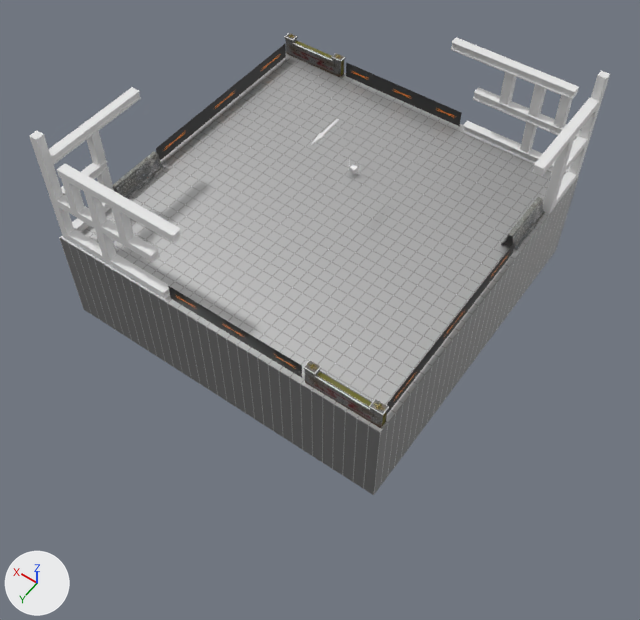
An edit to the Blender file Project/Assets/Blender/gameField.blend, drawn before and after from the same camera.
Rendered twice from a camera (50 mm lens) standing at (-125.0, 180.0, 219.0) and looking at (-4.0, 10.0, -49.0). The lights are fixed; the arrows at lower left show +X, +Y and +Z.

The older version as bpy lines, for what is in view:
```python
ob_fence_1 = bpy.data.objects.new('fence_1', me_fence_004)
ob_fence_1.location = (49.3, -59.5, 0.4)
ob_fence_1.rotation_euler = (0.0, 0.0, 1.568)  # degrees (0, 0, 90)
ob_fence_2 = bpy.data.objects.new('fence_2', me_fence_003)
ob_fence_2.location = (-50.3, 64.0, 0.4)
ob_fence_2.rotation_euler = (0.0, 0.0, 1.568)  # degrees (0, 0, 90)
ob_field_0 = bpy.data.objects.new('field_0', me_平面)
ob_field_0.location = (-1.4, 2.4, -0.7)
ob_field_0.rotation_euler = (0.0, 0.0, 1.568)  # degrees (0, 0, 90)
ob_field_0.scale = (64.0, 64.0, 1.0)
ob_loftnurbs_0 = bpy.data.objects.new('loftNurbs_0', me_メッシュ_017)
ob_loftnurbs_0.location = (-64.2, -37.4, 0.3)
ob_loftnurbs_0.rotation_euler = (0.0, 0.0, 1.568)  # degrees (0, 0, 90)
ob_loftnurbs_1 = bpy.data.objects.new('loftNurbs_1', me_メッシュ_016)
ob_loftnurbs_1.location = (56.4, 20.9, 0.3)
ob_loftnurbs_1.rotation_euler = (0.0, 0.0, 1.568)  # degrees (0, 0, 90)
ob_rustymetal_0 = bpy.data.objects.new('rustyMetal_0', me_立方体_006)
ob_rustymetal_0.location = (-65.4, -61.2, 0.3)
ob_rustymetal_0.rotation_euler = (0.0, 0.0, 4.71)  # degrees (0, 0, 270)
ob_rustymetal_1 = bpy.data.objects.new('rustyMetal_1', me_立方体_005)
ob_rustymetal_1.location = (61.7, 65.4, 0.3)
ob_rustymetal_1.rotation_euler = (0.0, 0.0, 1.568)  # degrees (0, 0, 90)
ob_wall_0 = bpy.data.objects.new('wall_0', me_平面_011)
ob_wall_0.location = (-11.0, 64.7, 4.2)
ob_wall_0.rotation_euler = (0.0, 0.0, 1.568)  # degrees (0, 0, 90)
ob_wall_0.scale = (1.0, 25.6, 3.2)
ob_wall_1 = bpy.data.objects.new('wall_1', me_平面_012)
ob_wall_1.location = (7.6, -59.5, 4.2)
ob_wall_1.rotation_euler = (0.0, 0.0, 4.71)  # degrees (0, 0, 270)
ob_wall_1.scale = (1.0, 25.6, 3.2)
# also in view: 'wall_2' at (60.0, -18.0, 4.0); 'wall_3' at (-64.0, 23.0, 4.0)
```
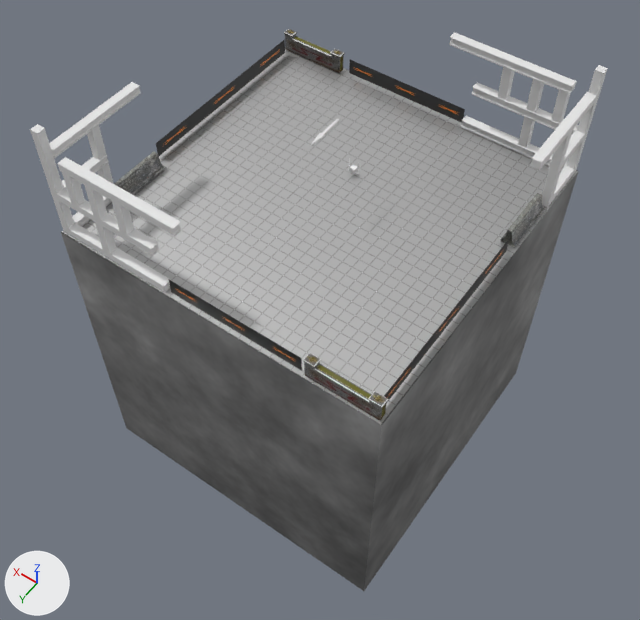
The change, as a list of edits to the scene's bpy script:
```text
Add img_noise_png_001:
    img_noise_png_001 = load_image('noise.png.001', '../Textures/CG/noise.png', 512, 512, 'sRGB')
Add mat_マテリアル_004:
    mat_マテリアル_004 = principled_material('マテリアル.004')
    mat_マテリアル_004.texture = img_noise_png_001
Add me_立方体_002:
    me_立方体_002.from_pydata(...)  # 8 vertices, 10 faces; spans x -1.0..1.0, y -1.0..1.0, z -2.0..0.0
    me_立方体_002.materials.append(mat_マテリアル_004)  # picture img_noise_png_001
Change ob_field_0:
    ob_field_0.location: (-1.4, 2.4, -0.7) -> (0.0, 0.0, 0.0)
    ob_field_0.scale: (64.0, 64.0, 1.0) -> (64.0, 64.0, 0.01)
Change ob_rustymetal_1:
    ob_rustymetal_1.location: (61.7, 65.4, 0.3) -> (63.6, 63.4, 0.3)
Change ob_rustymetal_0:
    ob_rustymetal_0.location: (-65.4, -61.2, 0.3) -> (-63.6, -63.4, 0.3)
Change ob_fence_2:
    ob_fence_2.location: (-50.3, 64.0, 0.4) -> (-48.8, 62.0, 0.4)
Change ob_fence_1:
    ob_fence_1.location: (49.3, -59.5, 0.4) -> (51.1, -61.5, 0.4)
Change ob_loftnurbs_0:
    ob_loftnurbs_0.location: (-64.2, -37.4, 0.3) -> (-63.2, -39.0, 0.3)
Change ob_wall_0:
    ob_wall_0.location: (-11.0, 64.7, 4.2) -> (-9.4, 62.7, 4.2)
Change ob_wall_1:
    ob_wall_1.location: (7.6, -59.5, 4.2) -> (7.6, -61.9, 4.2)
Change ob_wall_2:
    ob_wall_2.location: (59.9, -17.8, 4.2) -> (61.7, -19.9, 4.2)
Add ob_fieldunder_0:
    ob_fieldunder_0 = bpy.data.objects.new('fieldUnder_0', me_立方体_002)
    ob_fieldunder_0.location = (0.0, 0.0, 0.0)
    ob_fieldunder_0.scale = (64.2, 64.2, 64.2)
```

Location of each change, (x1, y1, x2, y2) in pixels of the pictures (640 x 620 px):
'field_0', moved, rescaled (15% shorter): before (59, 54, 579, 495); after (62, 49, 578, 425)
'fieldUnder_0', added: after (61, 69, 578, 591)
'rustyMetal_1', moved: before (29, 87, 181, 299); after (30, 82, 181, 292)
'rustyMetal_0', moved: before (451, 37, 610, 213); after (449, 32, 608, 207)
'wall_2', moved: before (156, 44, 286, 160); after (156, 39, 285, 156)
'fence_2', moved: before (303, 360, 389, 428); after (303, 353, 388, 420)
'wall_0', moved: before (168, 286, 302, 377); after (169, 280, 302, 370)
'wall_1', moved: before (346, 62, 462, 126); after (349, 60, 465, 122)
'fence_1', moved: before (284, 33, 346, 77); after (284, 29, 345, 73)
'loftNurbs_0', moved: before (501, 197, 545, 251); after (501, 193, 544, 248)
